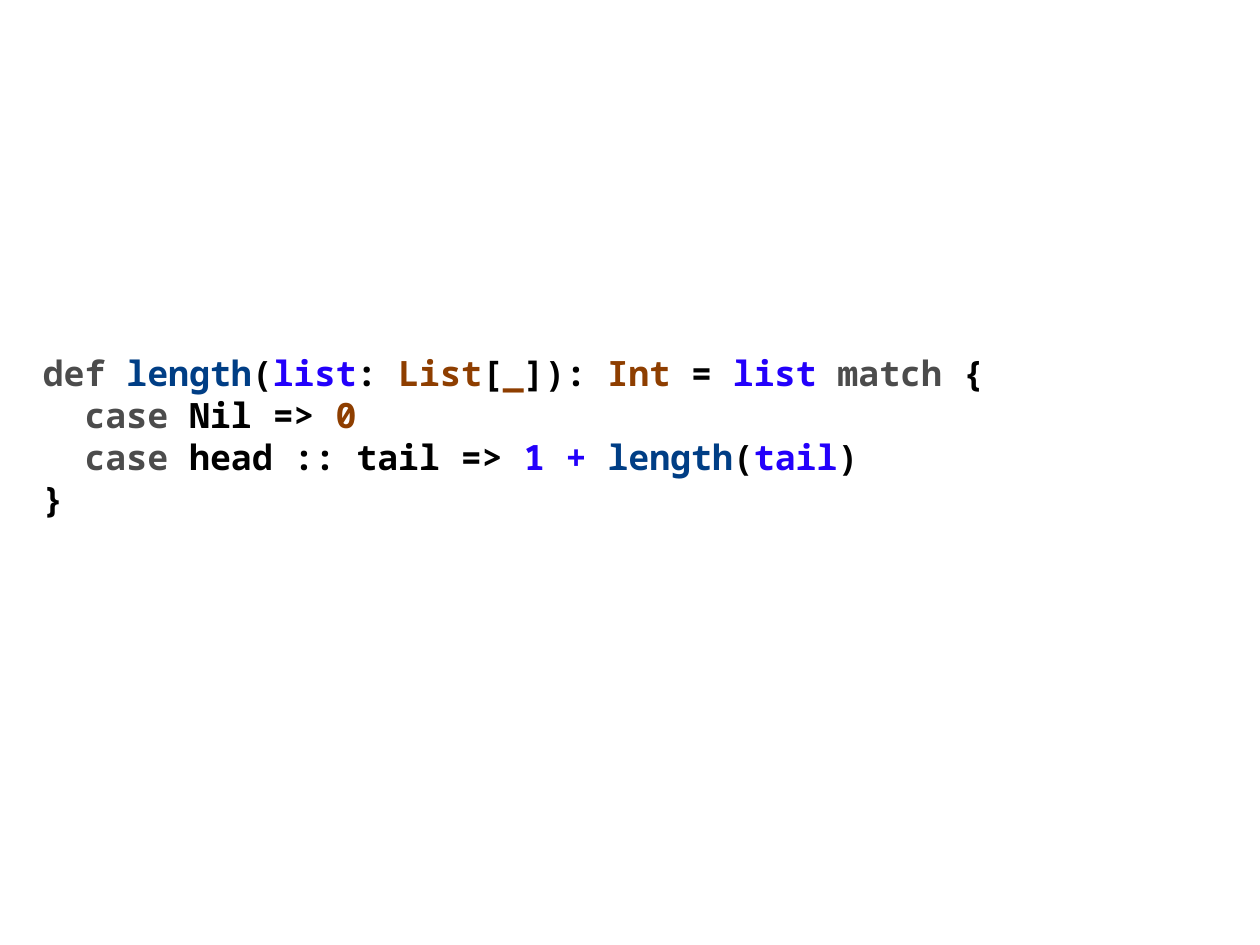
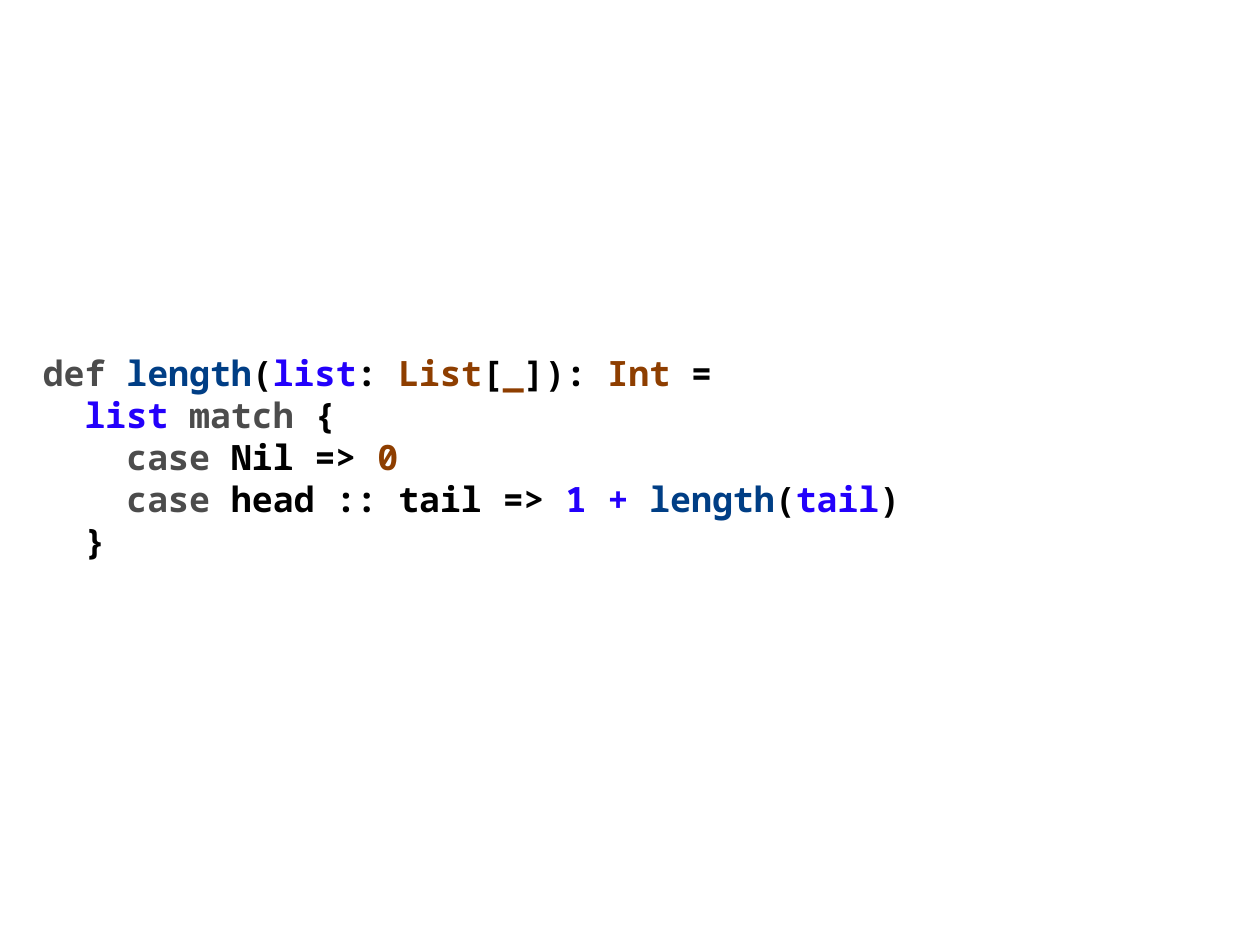
Before and after one commit to javaBin/scala-training-slides, a slide deck: slide 9 of 1.5-pattern_matching.odp. Drawn at 1260x945 pixels with LibreOffice and Linux fonts; fonts in the diff are those of the drawing; background and template pictures are left out. Boxes give left, top, right and bottom in pixels: in the first picture for what was removed or moved away, otherwise in the second. Text is boxed around its words. In the diff, an @@ line names an element or a change of style, - is before the commit and + after.

```diff
--- a/1.5-pattern_matching.odp
+++ b/1.5-pattern_matching.odp
@@ text at (43,359,670,429): text changed @@
-def length(list: List[_]): Int = list match {
+def length(list: List[_]): Int =
+list match {
```
Also in this commit, not shown: 5 other slides changed, 1 slide added, 1 slide removed.
